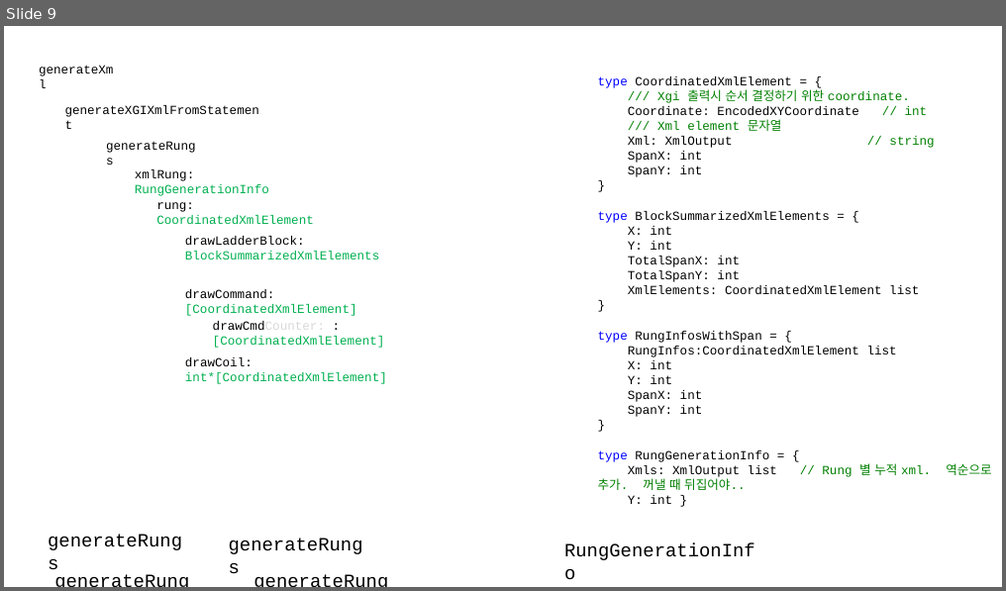
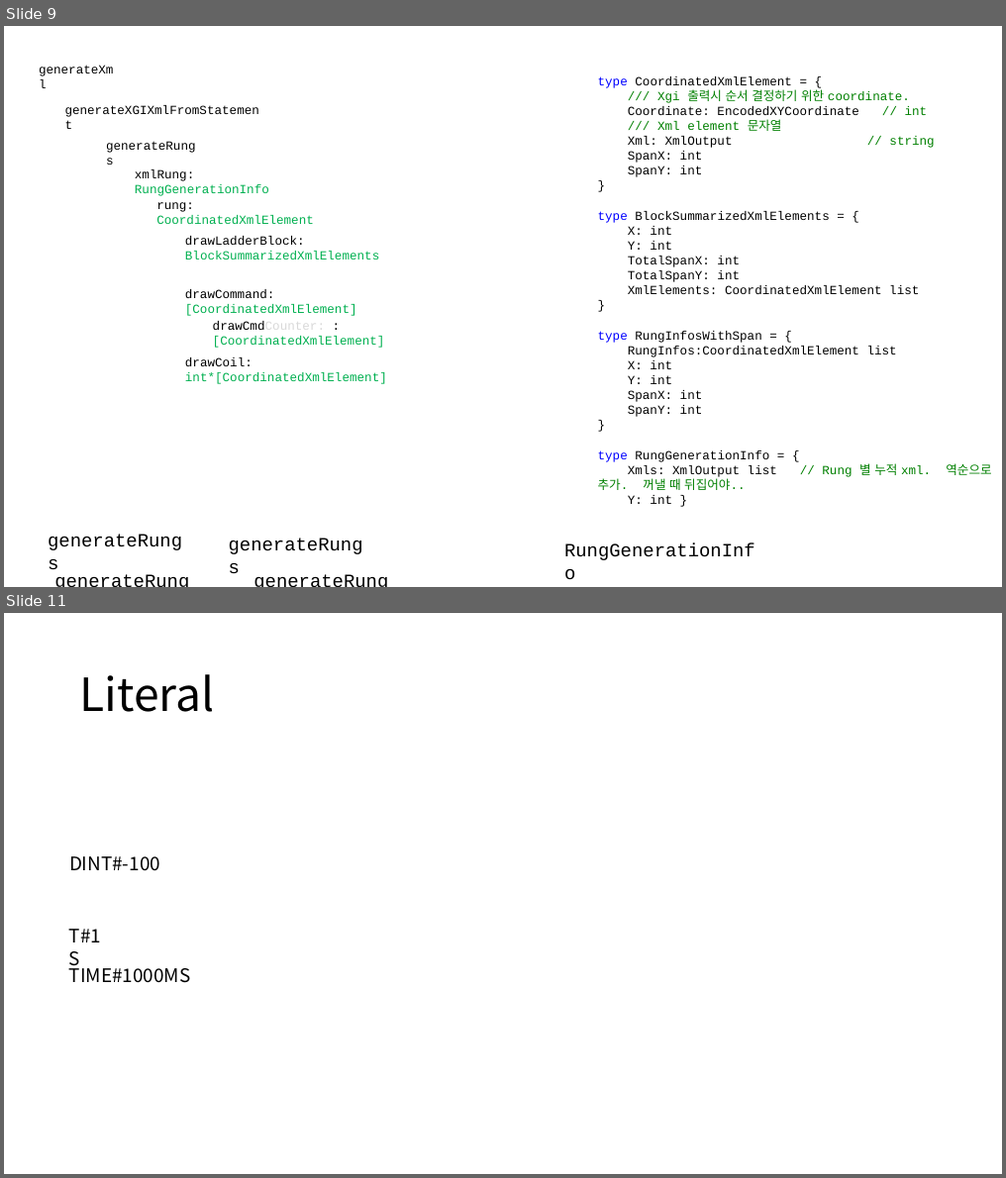
Before and after one commit to DualsoftDev/ds, a slide deck: DsDotNet/src/PLC/PLC.CodeGen.LSXGI/Documents/XgiLadder.pptx. Shown one above the other, each under a label of ours: slide 9 before the commit, slides 9 and 11 after it; the slides between them are not shown. The pictures are 1006x591 and 1006x1178 pixels, drawn with LibreOffice and Linux fonts; fonts in the diff are those of the drawing. Boxes give left, top, right and bottom in pixels: in the first picture for what was removed or moved away, otherwise in the second. Text is boxed around its words. In the diff, an @@ line names an element or a change of style, - is before the commit and + after.

```diff
--- a/DsDotNet/src/PLC/PLC.CodeGen.LSXGI/Documents/XgiLadder.pptx
+++ b/DsDotNet/src/PLC/PLC.CodeGen.LSXGI/Documents/XgiLadder.pptx
@@ slide 11 added at <box>4,613,1002,1174</box>, background #FFFFFF @@
@@ title added at <box>80,674,215,712</box>, 44 pt, text #000000 @@
+Literal
@@ text added at <box>69,857,160,871</box>, 18 pt, text #000000 @@
+DINT#-100
@@ text added at <box>69,929,101,943</box>, 18 pt, text #000000 @@
+T#1S
@@ text added at <box>69,963,190,983</box>, 18 pt, text #000000 @@
+TIME#1000MS
```
Also in this commit, not shown: 1 other slide added, 1 other file.
